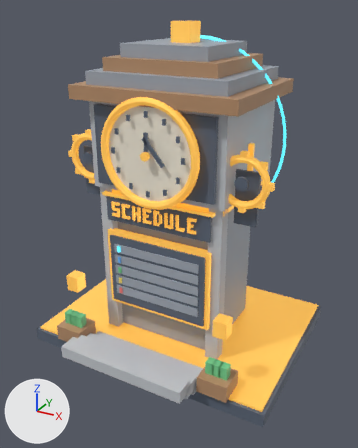
The glTF model assets/models/gdg_schedule.glb as it was, and as the next commit left it.
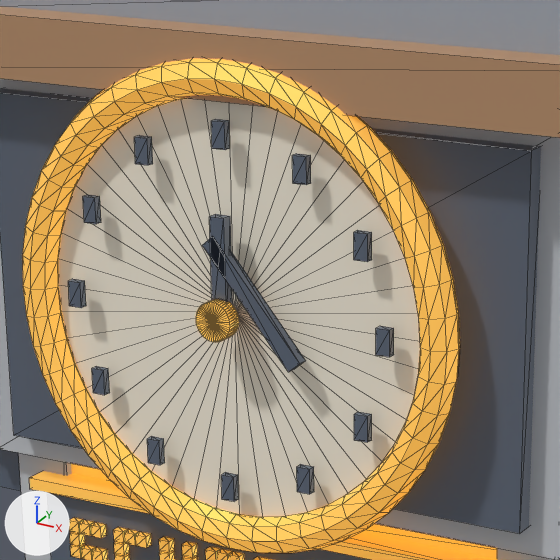
Old and new are each drawn whole from a camera (50 mm lens) standing at (6.84, -12.82, 10.29) and looking at (0.2, -0.74, 4.25) and again close up on the part from 27% to 62% of the width and 19% to 47% of the height. The lights are fixed; the arrows at lower left show +X, +Y and +Z. The older version's two pictures come first. The close-ups show mesh edges as thin lines. Where no turn or scale is listed for an object, it has been applied to the vertices.

The first close-up shows 'clock_bezel', 'clock_face', 'clock_hand', 'clock_house', 'clock_panel', 'clock_pin', 'corner_pillar.001', 'geometry_27', 'roof_tier.001', 'roof_tier_1', 'schedule_gold_trim', 'schedule_plaque', 'tower_belt' and 33 more.
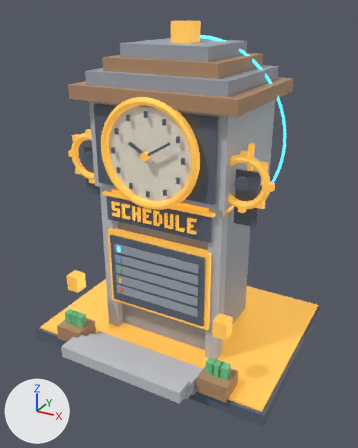
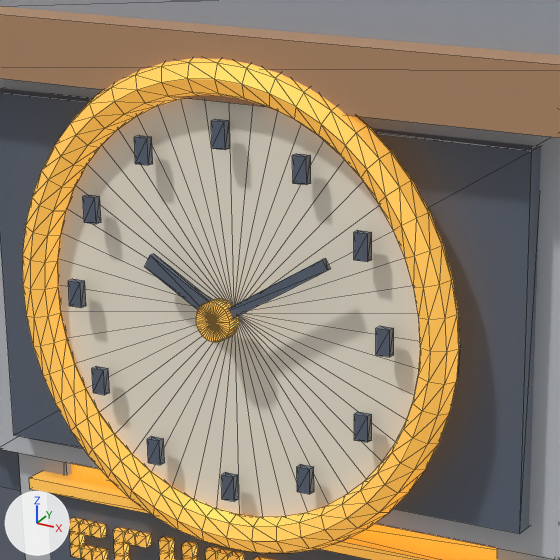
Changed parts and their boxes (x1, y1, x2, y2) in the close-ups (560 x 560 px):
'geometry_27', reshaped: before (202, 238, 306, 372); after (228, 258, 330, 319)
'clock_hand', reshaped: before (209, 214, 233, 305); after (144, 254, 211, 310)

Edits to the bpy script that builds the scene:
```text
Change me_clock_hand:
    used by ob_clock_hand; location = (0.0, 0.0, 0.0)
    remove me_clock_hand.from_pydata(...)  # 8 vertices, 12 faces; spans x -0.05..0.05, y -2.195..-2.125, z 6.69..7.31
    add me_clock_hand.from_pydata(...)  # 8 vertices, 12 faces; spans x -0.525..0.092, y -2.195..-2.155, z 6.621..7.029
    me_clock_hand part 1
    me_clock_hand.vertices[0].co: (-0.05, -2.125, 6.69) -> (0.047, -2.155, 6.621)
    me_clock_hand.vertices[1].co: (-0.05, -2.195, 6.69) -> (0.047, -2.195, 6.621)
    me_clock_hand.vertices[2].co: (-0.05, -2.125, 7.31) -> (-0.525, -2.155, 6.951)  # pixel (215, 214) -> not seen
    me_clock_hand.vertices[3].co: (-0.05, -2.195, 7.31) -> (-0.525, -2.195, 6.951)  # pixel (209, 216) -> pixel (144, 266)
    me_clock_hand.vertices[4].co: (0.05, -2.125, 6.69) -> (0.092, -2.155, 6.699)
    me_clock_hand.vertices[5].co: (0.05, -2.195, 6.69) -> (0.092, -2.195, 6.699)
    me_clock_hand.vertices[6].co: (0.05, -2.125, 7.31) -> (-0.48, -2.155, 7.029)  # pixel (230, 216) -> pixel (153, 253)
    me_clock_hand.vertices[7].co: (0.05, -2.195, 7.31) -> (-0.48, -2.195, 7.029)  # pixel (223, 218) -> pixel (150, 255)
Change me_geometry_27:
    used by ob_geometry_27; location = (0.0, 0.0, 0.0)
    remove me_geometry_27.from_pydata(...)  # 8 vertices, 12 faces; spans x -0.108..0.548, y -2.195..-2.125, z 6.443..7.197
    add me_geometry_27.from_pydata(...)  # 8 vertices, 12 faces; spans x -0.094..0.761, y -2.235..-2.195, z 6.627..7.158
    me_geometry_27 part 2
    me_geometry_27.vertices[0].co: (0.471, -2.125, 6.443) -> (-0.094, -2.195, 6.683)  # pixel (294, 369) -> not seen
    me_geometry_27.vertices[1].co: (0.471, -2.195, 6.443) -> (-0.094, -2.235, 6.683)  # pixel (288, 372) -> not seen
    me_geometry_27.vertices[2].co: (-0.108, -2.125, 7.133) -> (0.729, -2.195, 7.158)  # not seen -> pixel (325, 258)
    me_geometry_27.vertices[3].co: (-0.108, -2.195, 7.133) -> (0.729, -2.235, 7.158)  # pixel (202, 245) -> pixel (321, 259)
    me_geometry_27.vertices[4].co: (0.548, -2.125, 6.507) -> (-0.062, -2.195, 6.627)  # pixel (305, 360) -> not seen
    me_geometry_27.vertices[5].co: (0.548, -2.195, 6.507) -> (-0.062, -2.235, 6.627)  # pixel (299, 363) -> not seen
    me_geometry_27.vertices[6].co: (-0.031, -2.125, 7.197) -> (0.761, -2.195, 7.102)  # not seen -> pixel (330, 268)
    me_geometry_27.vertices[7].co: (-0.031, -2.195, 7.197) -> (0.761, -2.235, 7.102)  # pixel (212, 236) -> pixel (327, 270)
```
